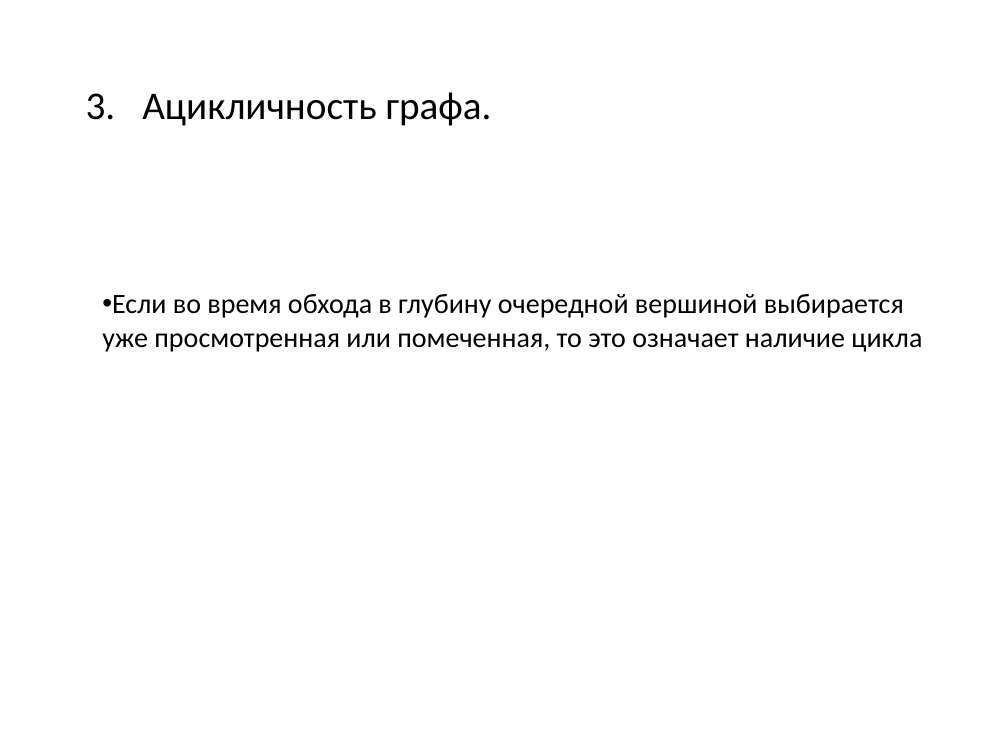
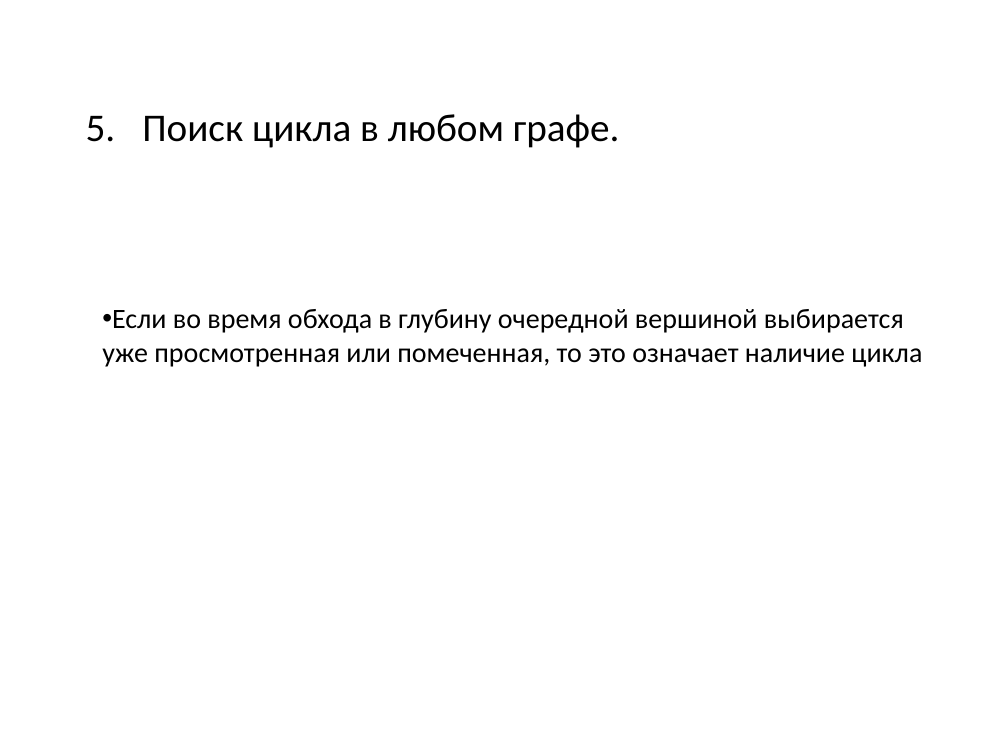
Before and after one commit to SteinbergOB/ANG, a slide deck: slide 55 of Презентации/Лекция 1.pptx (slide 41 before the commit). Drawn at 1008x756 pixels with LibreOffice and Linux fonts; fonts in the diff are those of the drawing. Boxes give left, top, right and bottom in pixels: in the first picture for what was removed or moved away, otherwise in the second. Text is boxed around its words. In the diff, an @@ line names an element or a change of style, - is before the commit and + after.

```diff
--- a/Презентации/Лекция 1.pptx
+++ b/Презентации/Лекция 1.pptx
@@ text removed at (x1=142, y1=92, x2=492, y2=126) @@
-3. Ацикличность графа.
@@ text added at (x1=142, y1=114, x2=620, y2=148), 28 pt, text #000000 @@
+5. Поиск цикла в любом графе.
@@ text "Если во время обхода в ..." moved from (x1=102, y1=294, x2=922, y2=352) to (x1=102, y1=309, x2=922, y2=367) @@
```
Also in this commit, not shown: 10 other slides changed, 20 slides added, 2 slides removed, 3 other files.
